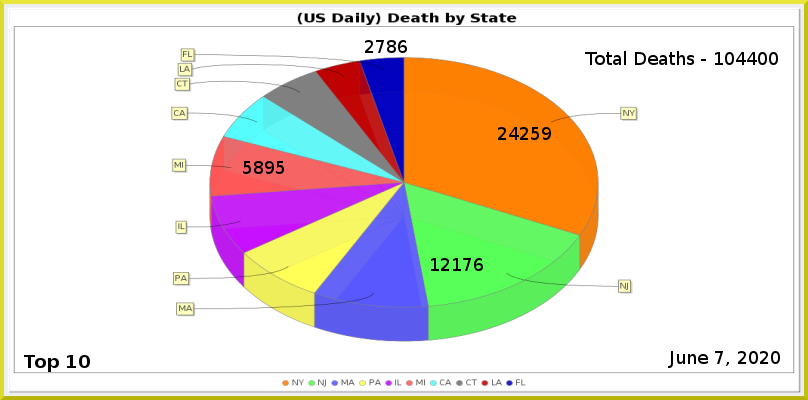
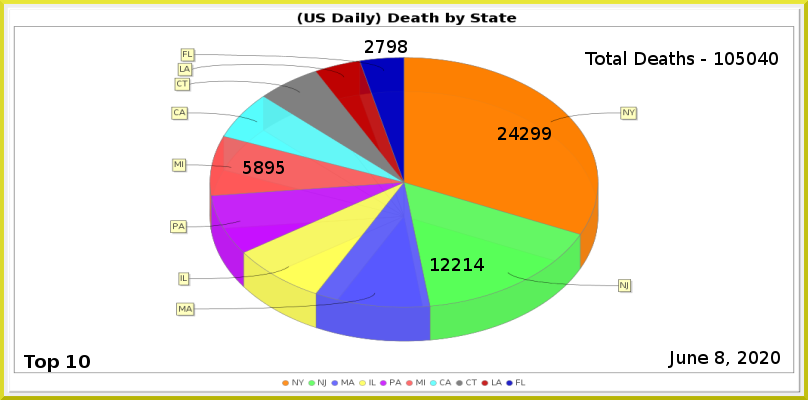
Revision of a layered w=808, h=400 image; what changed, layer by layer:
painted on "Least" over (x1=387, y1=40, x2=407, y2=53)
painted on "NJ" over (x1=452, y1=258, x2=484, y2=271)
painted on "NY" over (x1=531, y1=127, x2=540, y2=140)
renamed "Total Deaths - 104400" to "Total Deaths - 105040", painted on it over (x1=736, y1=52, x2=768, y2=65)
painted on "Current Date" over (x1=715, y1=351, x2=724, y2=364)
painted on "Death_by_State.png" over (x1=170, y1=56, x2=638, y2=386)
